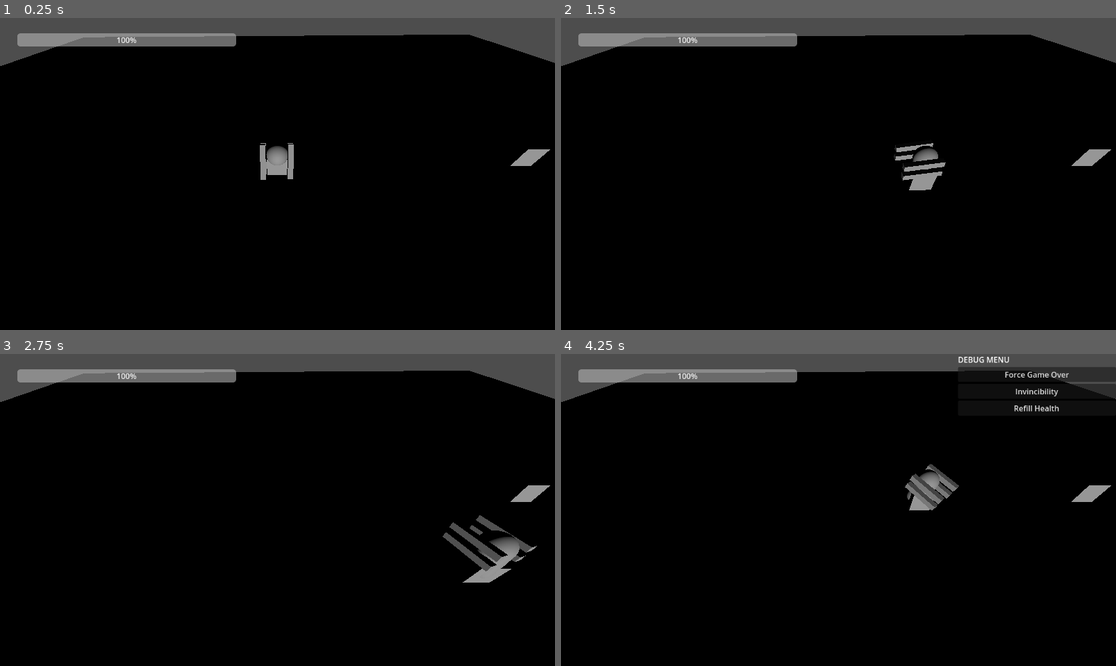
Above: before the commit, frames 1-4 (two rows, left to right).
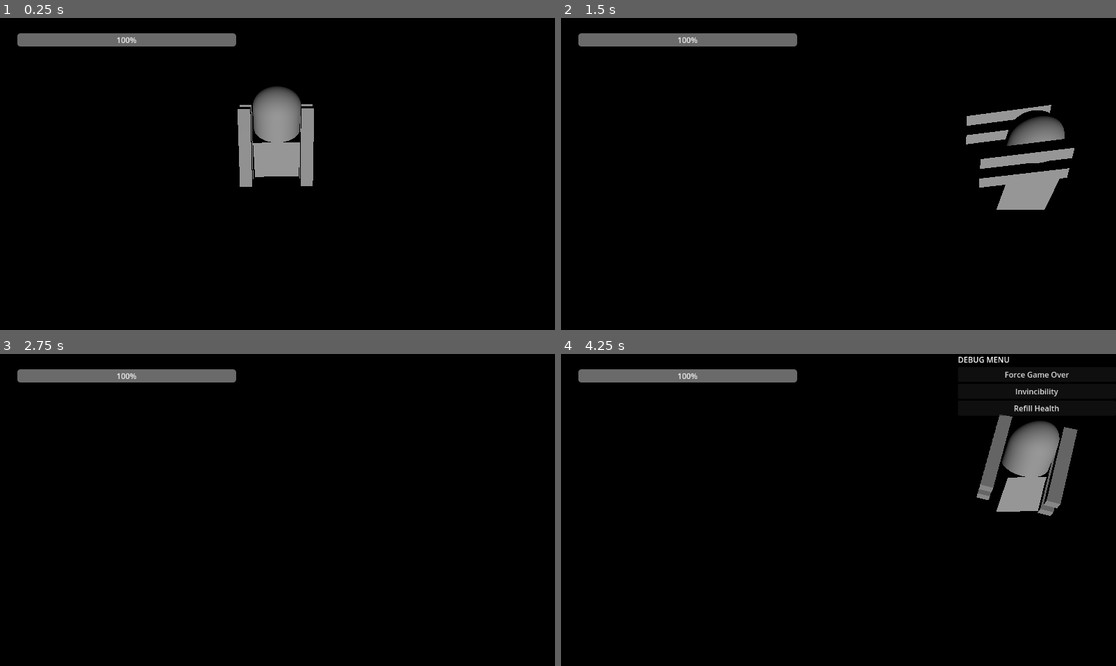
Above: after the commit, the same moments.

Repository: Boyquotes/Mech-Farmer
Game: Godot game, scene res://levels/debug.tscn
Two runs of this game, one before a commit and one after it. Both use one fixed random seed, a clock stepped at 60 frames per second and the inputs below.
Inputs (mouse positions are in pixels of both pictures, inside the frame that each line leads up to):
- Up to frame 1 (0.25 s): no input
- Up to frame 2 (1.5 s): tap Enter (ui_accept) at 0.5, 0.77 s; move the mouse to (960, 158) at 0.52 s; hold D (move_right) 0.53-1.28 s; click (960, 158) at 0.6 s; move the mouse to (727, 189) at 1.27 s; hold S (move_backward) from 1.28 s (still down); click (727, 189) at 1.35 s
- Up to frame 3 (2.75 s): tap Enter (ui_accept) at 1.52 s; move the mouse to (333, 441) at 2.02 s; release S (move_backward) at 2.03 s; hold D (move_right) from 2.03 s (still down); click (333, 441) at 2.1 s
- Up to frame 4 (4.25 s): move the mouse to (810, 572) at 2.77 s; release D (move_right) at 2.78 s; hold W (move_forward) 2.78-3.53 s; click (810, 572) at 2.85 s; tap Enter (ui_accept) at 3.02, 3.77 s; move the mouse to (1005, 556) at 3.52 s; hold A (move_left) from 3.53 s (still down); click (1005, 556) at 3.6 s; tap = (debug_menu) at 4.15 s

The runs differ from the first frame. In frame 1, 10% of the frame differs, in the area x 0-100%, y 0-55%; in frame 2, 11%; in frame 3, 8.6%; in frame 4, 12%, in the area x 0-100%, y 0-52%.

Commit message:
updated Debug and refactored code

Diff:
--- a/levels/debug.tscn
+++ b/levels/debug.tscn
@@ -1,9 +1,11 @@
-[gd_scene load_steps=13 format=3 uid="uid://0tjw4dcs7uqb"]
+[gd_scene load_steps=9 format=3 uid="uid://0tjw4dcs7uqb"]
 
 [ext_resource type="Script" path="res://scripts/ui/HealthBar.gd" id="1_8p34s"]
-[ext_resource type="Script" path="res://scripts/Player.gd" id="1_ata1u"]
 [ext_resource type="Script" path="res://scripts/ui/GameOver.gd" id="2_ns16v"]
-[ext_resource type="Script" path="res://scripts/ui/debug/DebugContainer.gd" id="3_u1uvk"]
+[ext_resource type="PackedScene" uid="uid://dj5dbprlybiy6" path="res://prefabs/debug/debug.tscn" id="3_7a4yb"]
+[ext_resource type="PackedScene" uid="uid://becp2cx45xflu" path="res://prefabs/characters/player.tscn" id="4_pqnvq"]
+
+[sub_resource type="BoxMesh" id="BoxMesh_wgnmo"]
 
 [sub_resource type="BoxShape3D" id="BoxShape3D_4yuv3"]
 size = Vector3(60, 2, 60)
@@ -15,18 +17,17 @@
 material = SubResource("StandardMaterial3D_0f2dy")
 size = Vector3(60, 2, 60)
 
-[sub_resource type="CapsuleMesh" id="CapsuleMesh_uowiw"]
+[node name="Debug" type="Node"]
 
-[sub_resource type="BoxMesh" id="BoxMesh_gtv21"]
-size = Vector3(0.25, 0.25, 1.593)
+[node name="DebugMenu" parent="." instance=ExtResource("3_7a4yb")]
 
-[sub_resource type="BoxShape3D" id="BoxShape3D_2rab0"]
+[node name="Camera3D" type="Camera3D" parent="."]
+transform = Transform3D(0.999976, 0.00698126, 0, -0.0049365, 0.70709, 0.707107, 0.0049365, -0.70709, 0.707107, 0, 8.1814, 7.59706)
+current = true
+fov = 37.8493
 
-[sub_resource type="BoxMesh" id="BoxMesh_7kcu7"]
-
-[sub_resource type="BoxMesh" id="BoxMesh_wgnmo"]
-
-[node name="Main" type="Node"]
+[node name="DirectionalLight3D" type="DirectionalLight3D" parent="."]
+transform = Transform3D(1, 0, 0, 0, 1, 0, 0, 0, 1, 0, 7.02755, 0)
 
 [node name="HealthBar" type="ProgressBar" parent="."]
 unique_name_in_owner = true
@@ -64,35 +65,29 @@
 text = "GAME OVER"
 fit_content = true
 
-[node name="DebugContainer" type="VBoxContainer" parent="."]
-visible = false
-anchors_preset = 1
-anchor_left = 1.0
-anchor_right = 1.0
-offset_left = -328.0
-offset_bottom = 293.0
-grow_horizontal = 0
-script = ExtResource("3_u1uvk")
+[node name="Button" type="Button" parent="GameOver"]
+layout_mode = 1
+anchors_preset = 8
+anchor_left = 0.5
+anchor_top = 0.5
+anchor_right = 0.5
+anchor_bottom = 0.5
+offset_left = -40.5
+offset_top = 26.634
+offset_right = 40.5
+offset_bottom = 57.634
+grow_horizontal = 2
+grow_vertical = 2
+text = "Try Again
+"
 
-[node name="RichTextLabel" type="RichTextLabel" parent="DebugContainer"]
-layout_mode = 2
-text = "DEBUG MENU"
-fit_content = true
+[node name="Player" parent="." instance=ExtResource("4_pqnvq")]
+unique_name_in_owner = true
+transform = Transform3D(1, 0, 0, 0, 1, 0, 0, 0, 1, 0, 2.07451, 0)
 
-[node name="GameOverButton" type="Button" parent="DebugContainer"]
-layout_mode = 2
-tooltip_text = "Will set player health to 0"
-text = "Force Game Over"
-
-[node name="InvincibleButton" type="Button" parent="DebugContainer"]
-layout_mode = 2
-toggle_mode = true
-text = "Invincibility"
-
-[node name="RefillHealthButton" type="Button" parent="DebugContainer"]
-layout_mode = 2
-text = "Refill Health
-"
+[node name="MeshInstance3D" type="MeshInstance3D" parent="."]
+transform = Transform3D(1, 0, 0, 0, 1, 0, 0, 0, 1, 11.6363, 2.01678, 0)
+mesh = SubResource("BoxMesh_wgnmo")
 
 [node name="StaticBody3D" type="StaticBody3D" parent="."]
 
@@ -102,57 +97,6 @@
 [node name="MeshInstance3D" type="MeshInstance3D" parent="StaticBody3D"]
 mesh = SubResource("BoxMesh_cjdg6")
 
-[node name="Player" type="CharacterBody3D" parent="."]
-unique_name_in_owner = true
-transform = Transform3D(1, 0, 0, 0, 1, 0, 0, 0, 1, 0, 2.07451, 0)
-script = ExtResource("1_ata1u")
-
-[node name="Torso" type="Node3D" parent="Player"]
-
-[node name="TorsoMesh" type="MeshInstance3D" parent="Player/Torso"]
-mesh = SubResource("CapsuleMesh_uowiw")
-skeleton = NodePath("../..")
-
-[node name="DirectionMesh" type="MeshInstance3D" parent="Player/Torso"]
-transform = Transform3D(1, 0, 0, 0, 1, 0, 0, 0, 1, 0.643273, 0.166174, -0.304177)
-mesh = SubResource("BoxMesh_gtv21")
-skeleton = NodePath("../..")
-
-[node name="DirectionMesh2" type="MeshInstance3D" parent="Player/Torso"]
-transform = Transform3D(1, 0, 0, 0, 1, 0, 0, 0, 1, 0.643273, 0.6649, -0.304177)
-mesh = SubResource("BoxMesh_gtv21")
-skeleton = NodePath("../..")
-
-[node name="DirectionMesh3" type="MeshInstance3D" parent="Player/Torso"]
-transform = Transform3D(1, 0, 0, 0, 1, 0, 0, 0, 1, -0.594656, 0.6649, -0.304177)
-mesh = SubResource("BoxMesh_gtv21")
-skeleton = NodePath("../..")
-
-[node name="DirectionMesh4" type="MeshInstance3D" parent="Player/Torso"]
-transform = Transform3D(1, 0, 0, 0, 1, 0, 0, 0, 1, -0.594656, 0.161992, -0.304177)
-mesh = SubResource("BoxMesh_gtv21")
-skeleton = NodePath("../..")
-
-[node name="CollisionShape3D" type="CollisionShape3D" parent="Player"]
-transform = Transform3D(1, 0, 0, 0, 1, 0, 0, 0, 1, 0, -0.547985, 0)
-shape = SubResource("BoxShape3D_2rab0")
-
-[node name="MeshInstance3D" type="MeshInstance3D" parent="Player"]
-transform = Transform3D(1, 0, 0, 0, 1, 0, 0, 0, 1, 0, -0.547985, 0)
-mesh = SubResource("BoxMesh_7kcu7")
-
-[node name="Camera3D" type="Camera3D" parent="."]
-transform = Transform3D(0.999976, 0.00698126, 0, -0.0049365, 0.70709, 0.707107, 0.0049365, -0.70709, 0.707107, 0, 8.1814, 7.59706)
-current = true
-
-[node name="DirectionalLight3D" type="DirectionalLight3D" parent="."]
-transform = Transform3D(1, 0, 0, 0, 1, 0, 0, 0, 1, 0, 7.02755, 0)
-
-[node name="MeshInstance3D" type="MeshInstance3D" parent="."]
-transform = Transform3D(1, 0, 0, 0, 1, 0, 0, 0, 1, 11.6363, 2.01678, 0)
-mesh = SubResource("BoxMesh_wgnmo")
-
-[connection signal="button_down" from="DebugContainer/GameOverButton" to="HealthBar" method="_on_game_over_button_button_down"]
-[connection signal="button_down" from="DebugContainer/InvincibleButton" to="HealthBar" method="_on_invincible_button_button_down"]
-[connection signal="button_up" from="DebugContainer/InvincibleButton" to="HealthBar" method="_on_invincible_button_button_up"]
-[connection signal="pressed" from="DebugContainer/RefillHealthButton" to="HealthBar" method="_on_refill_health_button_pressed"]
+[connection signal="pressed" from="GameOver/Button" to="GameOver" method="_on_button_pressed"]
+[connection signal="game_over" from="Player" to="GameOver" method="_on_player_game_over"]
+[connection signal="health_adjust" from="Player" to="HealthBar" method="_on_player_health_adjust"]
--- /dev/null
+++ b/levels/main_menu.tscn
@@ -0,0 +1,53 @@
+[gd_scene load_steps=2 format=3 uid="uid://blohyt13qg6mu"]
+
+[ext_resource type="Script" path="res://scripts/levels/main_menu/MainMenu.gd" id="1_vr7rd"]
+
+[node name="MainMenu" type="Node"]
+script = ExtResource("1_vr7rd")
+
+[node name="Control" type="Control" parent="."]
+layout_mode = 3
+anchors_preset = 15
+anchor_right = 1.0
+anchor_bottom = 1.0
+grow_horizontal = 2
+grow_vertical = 2
+
+[node name="VFlowContainer" type="VFlowContainer" parent="Control"]
+layout_mode = 1
+anchors_preset = 6
+anchor_left = 1.0
+anchor_top = 0.5
+anchor_right = 1.0
+anchor_bottom = 0.5
+offset_left = -337.0
+offset_top = -133.0
+offset_right = -37.0
+offset_bottom = 130.0
+grow_horizontal = 0
+grow_vertical = 2
+
+[node name="Button" type="Button" parent="Control/VFlowContainer"]
+custom_minimum_size = Vector2(300, 0)
+layout_mode = 2
+text = "START"
+
+[node name="RichTextLabel" type="RichTextLabel" parent="Control"]
+layout_mode = 1
+anchors_preset = 5
+anchor_left = 0.5
+anchor_right = 0.5
+offset_left = -576.0
+offset_right = 576.0
+offset_bottom = 163.0
+grow_horizontal = 2
+text = "MECH FARMER"
+fit_content = true
+
+[node name="TextureRect" type="TextureRect" parent="Control"]
+layout_mode = 0
+offset_top = 115.0
+offset_right = 797.0
+offset_bottom = 644.0
+
+[connection signal="button_up" from="Control/VFlowContainer/Button" to="." method="_on_button_button_up"]
--- /dev/null
+++ b/prefabs/characters/player.tscn
@@ -0,0 +1,60 @@
+[gd_scene load_steps=6 format=3 uid="uid://becp2cx45xflu"]
+
+[ext_resource type="Script" path="res://scripts/Player.gd" id="1_mjs8s"]
+
+[sub_resource type="CapsuleMesh" id="CapsuleMesh_uowiw"]
+
+[sub_resource type="BoxMesh" id="BoxMesh_gtv21"]
+size = Vector3(0.25, 0.25, 1.593)
+
+[sub_resource type="BoxShape3D" id="BoxShape3D_2rab0"]
+
+[sub_resource type="BoxMesh" id="BoxMesh_7kcu7"]
+
+[node name="Player" type="CharacterBody3D"]
+transform = Transform3D(1, 0, 0, 0, 1, 0, 0, 0, 1, 0, 1.07451, 0)
+script = ExtResource("1_mjs8s")
+
+[node name="Torso" type="Node3D" parent="."]
+
+[node name="TorsoMesh" type="MeshInstance3D" parent="Torso"]
+mesh = SubResource("CapsuleMesh_uowiw")
+skeleton = NodePath("../..")
+
+[node name="Guns" type="Node3D" parent="Torso"]
+
+[node name="DirectionMesh" type="MeshInstance3D" parent="Torso/Guns"]
+transform = Transform3D(1, 0, 0, 0, 1, 0, 0, 0, 1, 0.643273, 0.166174, -0.304177)
+mesh = SubResource("BoxMesh_gtv21")
+skeleton = NodePath("../../..")
+
+[node name="DirectionMesh2" type="MeshInstance3D" parent="Torso/Guns"]
+transform = Transform3D(1, 0, 0, 0, 1, 0, 0, 0, 1, 0.643273, 0.6649, -0.304177)
+mesh = SubResource("BoxMesh_gtv21")
+skeleton = NodePath("../../..")
+
+[node name="DirectionMesh3" type="MeshInstance3D" parent="Torso/Guns"]
+transform = Transform3D(1, 0, 0, 0, 1, 0, 0, 0, 1, -0.594656, 0.6649, -0.304177)
+mesh = SubResource("BoxMesh_gtv21")
+skeleton = NodePath("../../..")
+
+[node name="DirectionMesh4" type="MeshInstance3D" parent="Torso/Guns"]
+transform = Transform3D(1, 0, 0, 0, 1, 0, 0, 0, 1, -0.594656, 0.161992, -0.304177)
+mesh = SubResource("BoxMesh_gtv21")
+skeleton = NodePath("../../..")
+
+[node name="CollisionShape3D" type="CollisionShape3D" parent="."]
+transform = Transform3D(1, 0, 0, 0, 1, 0, 0, 0, 1, 0, -0.547985, 0)
+shape = SubResource("BoxShape3D_2rab0")
+
+[node name="MeshInstance3D" type="MeshInstance3D" parent="."]
+transform = Transform3D(1, 0, 0, 0, 1, 0, 0, 0, 1, 0, -0.547985, 0)
+mesh = SubResource("BoxMesh_7kcu7")
+
+[node name="States" type="Node" parent="."]
+
+[node name="Idle" type="Node" parent="States"]
+
+[node name="Move" type="Node" parent="States"]
+
+[node name="Shooting" type="Node" parent="States"]
--- /dev/null
+++ b/prefabs/debug/debug.tscn
@@ -0,0 +1,40 @@
+[gd_scene load_steps=2 format=3 uid="uid://dj5dbprlybiy6"]
+
+[ext_resource type="Script" path="res://scripts/debug/Debug.gd" id="1_rmi5g"]
+
+[node name="Debug" type="Node"]
+script = ExtResource("1_rmi5g")
+
+[node name="DebugContainer" type="VBoxContainer" parent="."]
+visible = false
+anchors_preset = 1
+anchor_left = 1.0
+anchor_right = 1.0
+offset_left = -328.0
+offset_bottom = 335.0
+grow_horizontal = 0
+
+[node name="RichTextLabel" type="RichTextLabel" parent="DebugContainer"]
+layout_mode = 2
+text = "DEBUG MENU"
+fit_content = true
+
+[node name="GameOverButton" type="Button" parent="DebugContainer"]
+layout_mode = 2
+tooltip_text = "Will set player health to 0"
+text = "Force Game Over"
+
+[node name="InvincibleButton" type="Button" parent="DebugContainer"]
+layout_mode = 2
+toggle_mode = true
+text = "Invincibility"
+
+[node name="RefillHealthButton" type="Button" parent="DebugContainer"]
+layout_mode = 2
+text = "Refill Health
+"
+
+[connection signal="button_down" from="DebugContainer/GameOverButton" to="." method="_on_game_over_button_button_down"]
+[connection signal="button_down" from="DebugContainer/InvincibleButton" to="." method="_on_invincible_button_button_down"]
+[connection signal="button_up" from="DebugContainer/InvincibleButton" to="." method="_on_invincible_button_button_up"]
+[connection signal="pressed" from="DebugContainer/RefillHealthButton" to="." method="_on_refill_health_button_pressed"]
--- a/project.godot
+++ b/project.godot
@@ -20,21 +20,25 @@
 move_forward={
 "deadzone": 0.5,
 "events": [Object(InputEventKey,"resource_local_to_scene":false,"resource_name":"","device":0,"window_id":0,"alt_pressed":false,"shift_pressed":false,"ctrl_pressed":false,"meta_pressed":false,"pressed":false,"keycode":0,"physical_keycode":87,"key_label":0,"unicode":0,"echo":false,"script":null)
+, Object(InputEventJoypadMotion,"resource_local_to_scene":false,"resource_name":"","device":-1,"axis":1,"axis_value":-1.0,"script":null)
 ]
 }
 move_backward={
 "deadzone": 0.5,
 "events": [Object(InputEventKey,"resource_local_to_scene":false,"resource_name":"","device":-1,"window_id":0,"alt_pressed":false,"shift_pressed":false,"ctrl_pressed":false,"meta_pressed":false,"pressed":false,"keycode":0,"physical_keycode":83,"key_label":0,"unicode":115,"echo":false,"script":null)
+, Object(InputEventJoypadMotion,"resource_local_to_scene":false,"resource_name":"","device":-1,"axis":1,"axis_value":1.0,"script":null)
 ]
 }
 move_left={
 "deadzone": 0.5,
 "events": [Object(InputEventKey,"resource_local_to_scene":false,"resource_name":"","device":-1,"window_id":0,"alt_pressed":false,"shift_pressed":false,"ctrl_pressed":false,"meta_pressed":false,"pressed":false,"keycode":0,"physical_keycode":65,"key_label":0,"unicode":97,"echo":false,"script":null)
+, Object(InputEventJoypadMotion,"resource_local_to_scene":false,"resource_name":"","device":-1,"axis":0,"axis_value":-1.0,"script":null)
 ]
 }
 move_right={
 "deadzone": 0.5,
 "events": [Object(InputEventKey,"resource_local_to_scene":false,"resource_name":"","device":-1,"window_id":0,"alt_pressed":false,"shift_pressed":false,"ctrl_pressed":false,"meta_pressed":false,"pressed":false,"keycode":0,"physical_keycode":68,"key_label":0,"unicode":100,"echo":false,"script":null)
+, Object(InputEventJoypadMotion,"resource_local_to_scene":false,"resource_name":"","device":-1,"axis":0,"axis_value":1.0,"script":null)
 ]
 }
 fire_primary={
--- a/scripts/Player.gd
+++ b/scripts/Player.gd
@@ -13,7 +13,7 @@
 @export var bullet_scene: PackedScene
 @export var max_health:= 20
 
-@onready var torso = get_node("Torso")
+@onready var torso = get_node("Torso/Guns")
 @onready var health = max_health
 @onready var invincible := false
 
@@ -21,7 +21,7 @@
 	health_adjust.emit(health)
 
 func _physics_process(delta):
-	check_death()
+
 	# Add the gravity.
 
 	torso.look_at(screen_point_to_ray())
@@ -74,6 +74,7 @@
 		return
 	health -= damage_value
 	health_adjust.emit(health)
+	check_death()
 
 func take_heal(heal_value):
 	health += heal_value
--- /dev/null
+++ b/scripts/debug/Debug.gd
@@ -0,0 +1,27 @@
+extends Node
+
+@onready var debug_container = get_node("DebugContainer")
+@onready var player = get_node("%Player")
+@onready var health_bar = get_node("%HealthBar")
+
+# Called when the node enters the scene tree for the first time.
+func _ready():
+	pass # Replace with function body.
+
+# Called every frame. 'delta' is the elapsed time since the previous frame.
+func _process(delta):
+	if Input.is_action_just_pressed("debug_menu"):
+		debug_container.visible = !debug_container.visible
+
+func _on_game_over_button_button_down():
+	health_bar.value = 0
+	player.take_damage(player.health)
+
+func _on_refill_health_button_pressed():
+	player.take_heal(player.max_health - player.health)
+
+func _on_invincible_button_button_up():
+	player.invincible = false
+
+func _on_invincible_button_button_down():
+	player.invincible = true
--- /dev/null
+++ b/scripts/levels/main_menu/MainMenu.gd
@@ -0,0 +1,4 @@
+extends Node
+
+func _on_button_button_up():
+	get_tree().change_scene_to_file("res://levels/debug.tscn")
--- a/scripts/ui/GameOver.gd
+++ b/scripts/ui/GameOver.gd
@@ -1,15 +1,11 @@
 extends ColorRect
-
-@onready var player = get_node("%Player")
-
-# Called when the node enters the scene tree for the first time.
-func _ready():
-	player.game_over.connect(_on_Game_Over)
-
-
-# Called every frame. 'delta' is the elapsed time since the previous frame.
-func _process(delta):
-	pass
 
 func _on_Game_Over():
 	self.visible = true
+
+func _on_button_pressed():
+	get_tree().change_scene_to_file("res://levels/debug.tscn")
+
+
+func _on_player_game_over():
+	self.visible = true
--- a/scripts/ui/HealthBar.gd
+++ b/scripts/ui/HealthBar.gd
@@ -2,22 +2,5 @@
 
 @onready var player = get_node("%Player")
 
-# Called when the node enters the scene tree for the first time.
-func _ready():
-	player.health_adjust.connect(_on_Health_Adjust)
-
-func _on_Health_Adjust(health_value):
+func _on_player_health_adjust(health_value):
 	self.value += health_value
-
-func _on_game_over_button_button_down():
-	self.value = 0
-	player.health = 0
-
-func _on_invincible_button_button_down():
-	player.invincible = true
-
-func _on_invincible_button_button_up():
-	player.invincible = false
-
-func _on_refill_health_button_pressed():
-	player.take_heal(player.max_health - player.health)
--- a/scripts/ui/debug/DebugContainer.gd
+++ /dev/null
@@ -1,12 +0,0 @@
-extends VBoxContainer
-
-
-# Called when the node enters the scene tree for the first time.
-func _ready():
-	pass # Replace with function body.
-
-
-# Called every frame. 'delta' is the elapsed time since the previous frame.
-func _process(delta):
-	if Input.is_action_just_pressed("debug_menu"):
-		self.visible = !self.visible
